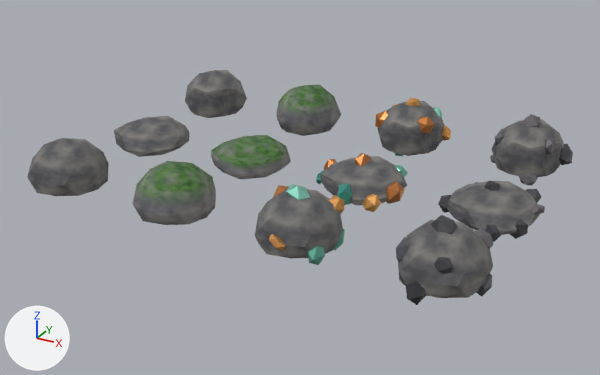
The glTF model public/models/boulder.glb: old version first, new version second.
Both versions are drawn from a 50 mm camera at (6.09, -9.55, 4.62) aimed at (0.97, -0.23, -0.04). Arrows for +X, +Y and +Z are at lower left; the lights stay in place. The older version comes first.

Objects in the first picture: 'boulder_a', 'boulder_a_coal', 'boulder_a_copper', 'boulder_a_mossy', 'boulder_b', 'boulder_b_coal', 'boulder_b_copper', 'boulder_b_mossy', 'boulder_c', 'boulder_c_coal', 'boulder_c_copper', 'boulder_c_mossy'.
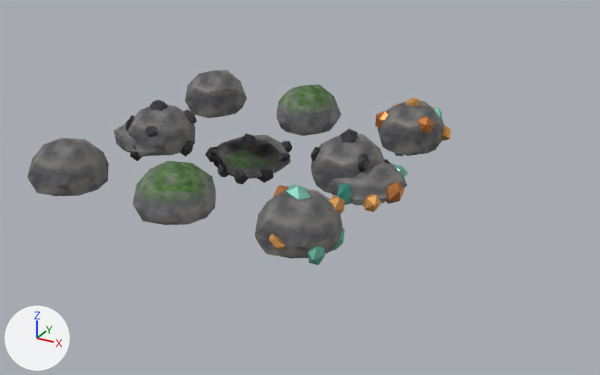
Commit message: Darker coal chunk palette

The change, as a list of edits to the scene's bpy script:
```text
Change ob_boulder_a_coal:
    ob_boulder_a_coal.location: (3.6, -1.8, 0.0) -> (-1.6, 0.0, 0.0)
Change ob_boulder_b_coal:
    ob_boulder_b_coal.location: (3.6, 0.0, 0.0) -> (0.0, 0.0, 0.0)
Change ob_boulder_c_coal:
    ob_boulder_c_coal.location: (3.6, 1.8, 0.0) -> (1.6, 0.0, 0.0)
```

Where the change shows, as pixel boxes [x1, y1, x2, y2] in the pictures (600 x 375 px):
'boulder_a_coal', moved
    before: [396, 215, 494, 305]
    after: [126, 100, 197, 161]
'boulder_b_coal', moved
    before: [438, 180, 545, 242]
    after: [205, 133, 293, 184]
'boulder_c_coal', moved
    before: [490, 114, 573, 186]
    after: [311, 129, 390, 193]
'boulder_b_mossy', unchanged, covered by the edit
    before: [211, 135, 291, 179]
    after: [221, 149, 289, 178]
'boulder_b', unchanged, covered by the edit
    before: [114, 116, 189, 157]
    after: [114, 124, 157, 157]
